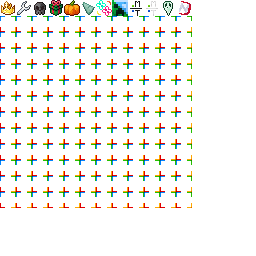
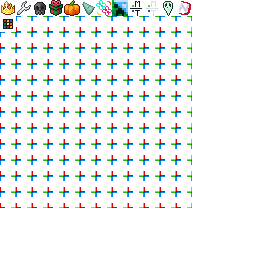
Layers edited between the first and the second 256 x 256 image:
added layer "rubik" above "nerf" over [3, 19, 13, 29]
painted on "da grid that gets decreased and finally deleted over time" over [0, 16, 16, 32]
